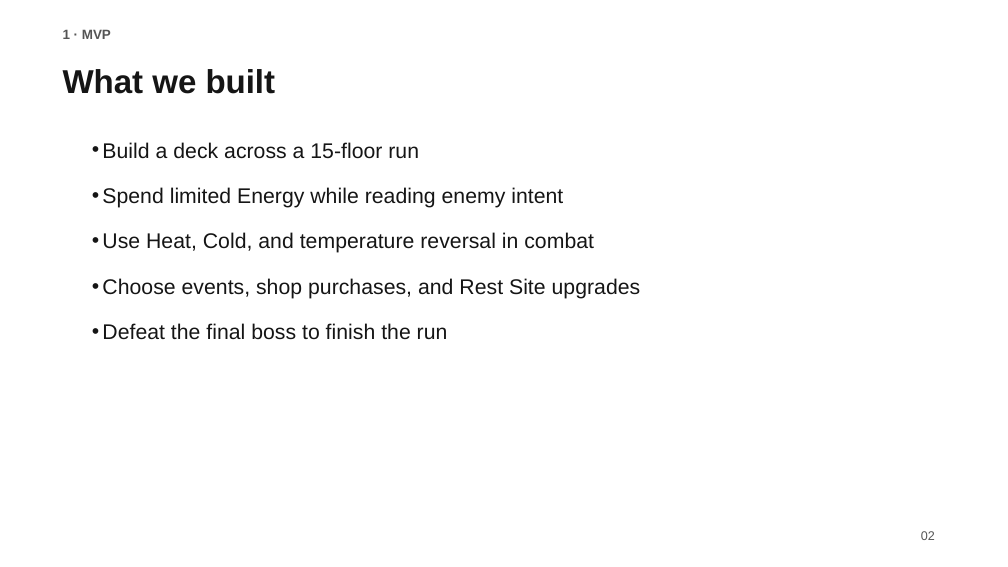
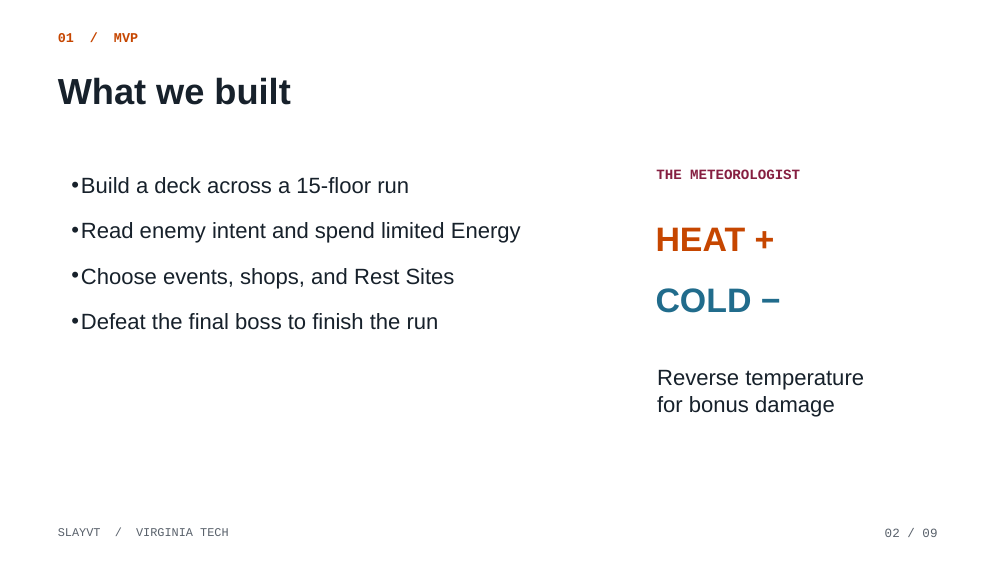
Before and after one commit to ultra-dog/SlayVT, a slide deck: slide 2 of docs/SlayVT_Deliverable3.pptx. Drawn at 1008x567 pixels with LibreOffice and Linux fonts; fonts in the diff are those of the drawing. Boxes give left, top, right and bottom in pixels: in the first picture for what was removed or moved away, otherwise in the second. Text is boxed around its words. In the diff, an @@ line names an element or a change of style, - is before the commit and + after.

Commit message:
Style final presentation with VT colors and card-spire artwork

```diff
--- a/docs/SlayVT_Deliverable3.pptx
+++ b/docs/SlayVT_Deliverable3.pptx
@@ text at [58, 33, 138, 42]: text changed; font Arial to Courier New; text colour #555555 to #C64600 @@
-1 · MVP
+01 / MVP
@@ text "What we built": place and size @@
-text "What we built" at [63, 69, 276, 94]
+text "What we built" at [58, 77, 290, 105]
@@ text "What we built" at [58, 77, 290, 105]: size 31.5 to 34.5 pt, text colour #151515 to #17212B @@
@@ text "Build a deck across a ...": place and size @@
-text "Build a deck across a ..." at [102, 142, 641, 340]
+text "Build a deck across a ..." at [81, 177, 521, 330]
@@ text at [81, 177, 439, 330]: size 20.2 to 21 pt, text colour #151515 to #17212B in "Build a deck across a 15-floor run", "Defeat the final boss to finish the ..."; indent changed; less space between paragraphs @@
@@ text added at [656, 169, 800, 179], 13.5 pt, text #861F41, bold @@
+THE METEOROLOGIST
@@ text at [81, 222, 521, 289]: text changed; size 20.2 to 21 pt; text colour #151515 to #17212B @@
-• Spend limited Energy while reading enemy intent
-• Use Heat, Cold, and temperature reversal in combat
-• Choose events, shop purchases, and Rest Site upgrades
+• Read enemy intent and spend limited Energy
+• Choose events, shops, and Rest Sites
@@ text added at [656, 227, 746, 251], 32.2 pt, text #C64600, bold @@
+HEAT +
@@ text added at [656, 288, 752, 313], 32.2 pt, text #216C8C, bold @@
+COLD −
@@ text added at [657, 369, 864, 417], 21 pt, text #17212B @@
+Reverse temperature
+for bonus damage
@@ text added at [58, 528, 229, 536], 11.2 pt, text #59616B @@
+SLAYVT / VIRGINIA TECH
@@ text at [885, 528, 937, 537]: text changed; font Arial to Courier New; text colour #555555 to #59616B @@
-02
+02 / 09
```
Also in this commit, not shown: 5 other slides changed, 3 slides added, 3 slides removed, 1 other file.
